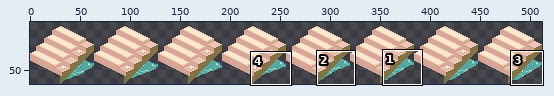
Sprite sheet: assets/tiles/SecretStairsAndWater.png. Above, an overview of the earlier version with the close-up marked.
Close-up. Before the commit:
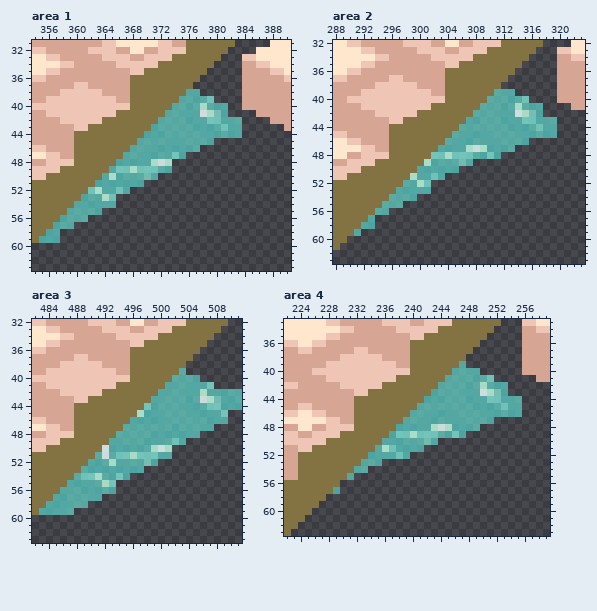
The file is 512x64 pixels. Shown: area 1: x 354..390, y 31..63; area 2: x 288..323, y 32..63; area 3: x 482..511, y 32..63; area 4: x 222..259, y 33..63. The wide view leaves out empty margins. The commit also changed other parts of the picture, which this record leaves out.
The result:
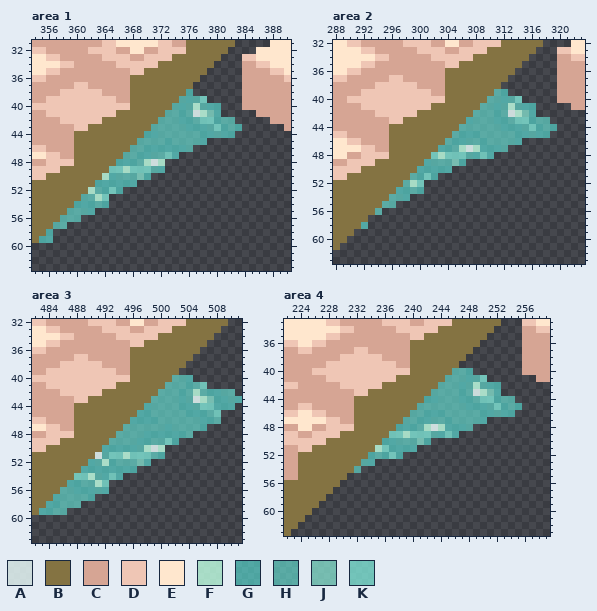
Palette (. is transparent): A #edfffdd0  B #847342  C #d6a594  D #efc6b5  E #ffe7ce  F #c0ffe3d0  G #59e1d8a0  H #67e6d9a0  J #87e4d1c0  K #82edddc0
Change:
--- area 1
@@ x 354..390 @@
 37 CCCCCCDDCCCCCCBBBBBBBBB.......CCCCCCC
-38 CCCCDDDDDDCCCCBBBBBBBBHG......CCCCCCC
-39 CCDDDDDDDDDDCCBBBBBBBHHGHK....CCCCCCC
-40 DDDDDDDDDDDDDDBBBBBBHHGHFHGG..CCCCCCC
-41 CCDDDDDDDDDDBBBBBBBHHHGHAFJG....CCCCC
-42 CCCCDDDDDDBBBBBBBBHHHHGGHKKGHH....CCC
-43 CCCCCCDDBBBBBBBBBGHHHHHGGGHKGH......C
-44 CCCCCCBBBBBBBBBBGGGHHHHHHGGHGG.......
-45 CCCCCCBBBBBBBBBHHHHHGHHHHG...........
-46 DDCCCCBBBBBBBBHHHGGGGGGH.............
-47 EEDDCCBBBBBBBHHHGGHHKG...............
-48 CCDDDDBBBBBBGGGGHFAF.................
-49 DDDDBBBBBBBHKKFKKKHG.................
-50 DDBBBBBBBBHFGHHHJG...................
-51 BBBBBBBBBGGGGGGG.....................
-52 BBBBBBBBKFHGKG.......................
-53 BBBBBBBGHHFK.........................
-54 BBBBBBHGGGHG.........................
-55 BBBBBHHHHG...........................
-56 BBBBGHHH.............................
-57 BBBGHH...............................
-58 BBGG.................................
-59 BGGG.................................
+38 CCCCDDDDDDCCCCBBBBBBBBG.......CCCCCCC
+39 CCDDDDDDDDDDCCBBBBBBBHGHK.....CCCCCCC
+40 DDDDDDDDDDDDDDBBBBBBHGHFHGG...CCCCCCC
+41 CCDDDDDDDDDDBBBBBBBHHGHAFJG.....CCCCC
+42 CCCCDDDDDDBBBBBBBBHHHGGHKKGHH.....CCC
+43 CCCCCCDDBBBBBBBBBHHHHHGGGHKGHG......C
+44 CCCCCCBBBBBBBBBBGGHHHHHHGGHGG........
+45 CCCCCCBBBBBBBBBHHHHGHHHHG............
+46 DDCCCCBBBBBBBBHHGGGGGGH..............
+47 EEDDCCBBBBBBBHHGGHHKG................
+48 CCDDDDBBBBBBGGGHFAF..................
+49 DDDDBBBBBBBKKFKKKHG..................
+50 DDBBBBBBBBFGHHHJG....................
+51 BBBBBBBBBGGGGGG......................
+52 BBBBBBBBFHGKG........................
+53 BBBBBBBHHFK..........................
+54 BBBBBBGGGHG..........................
+55 BBBBBHHHG............................
+56 BBBBHHH..............................
+57 BBBHH................................
+58 BBG..................................
+59 BGG..................................
 60 .....................................
--- area 2
@@ x 288..323 @@
 38 CCCCCCDDDDDDCCCCBBBBBBBB........CCCC
-39 CCCCDDDDDDDDDDCCBBBBBBBHHG......CCCC
-40 CCDDDDDDDDDDDDDDBBBBBBHHHGHK....CCCC
-41 CCCCDDDDDDDDDDBBBBBBBHHHGHFHGG....CC
-42 CCCCCCDDDDDDBBBBBBBBHHHHGHAFJG......
-43 CCCCCCCCDDBBBBBBBBBGGHHHGGHKKGHH....
-44 CCCCCCCCBBBBBBBBBBHHHHHHHGGGHKGH....
-45 DDCCCCCCBBBBBBBBBHHGGGHHHHHGGHGG....
-46 EEDDCCCCBBBBBBBBHHGGHHGHHHHG........
-47 EEEEDDCCBBBBBBBGGGHFAFGGGH..........
-48 EECCDDDDBBBBBBKKFKKKHGKG............
-49 CCDDDDBBBBBBBFGHHHJG................
-50 DDDDBBBBBBBBGGGGGG..................
-51 DDBBBBBBBBBFHGKG....................
-52 BBBBBBBBBBHHFK......................
-53 BBBBBBBBBGGGHG......................
-54 BBBBBBBBHHHG........................
-55 BBBBBBBHHH..........................
-56 BBBBBBHH............................
-57 BBBBBG..............................
-58 BBBBGG..............................
-59 BBBG................................
+39 CCCCDDDDDDDDDDCCBBBBBBBHG.......CCCC
+40 CCDDDDDDDDDDDDDDBBBBBBHHGHK.....CCCC
+41 CCCCDDDDDDDDDDBBBBBBBHHGHFHGG.....CC
+42 CCCCCCDDDDDDBBBBBBBBHHHGHAFJG.......
+43 CCCCCCCCDDBBBBBBBBBGHHHGGHKKGHH.....
+44 CCCCCCCCBBBBBBBBBBHHHHHHGGGHKGHG....
+45 DDCCCCCCBBBBBBBBBHGGGHHHHHGGHGG.....
+46 EEDDCCCCBBBBBBBBHGGHHGHHHHG.........
+47 EEEEDDCCBBBBBBBGGHFAFGGGH...........
+48 EECCDDDDBBBBBBKFKKKHGKG.............
+49 CCDDDDBBBBBBBGHHHJG.................
+50 DDDDBBBBBBBBGGGGG...................
+51 DDBBBBBBBBBHGKG.....................
+52 BBBBBBBBBBHFK.......................
+53 BBBBBBBBBGGHG.......................
+54 BBBBBBBBHHG.........................
+55 BBBBBBBHH...........................
+56 BBBBBBH.............................
+57 BBBBB...............................
+58 BBBBG...............................
+59 BBB.................................
 60 BB..................................
--- area 3
@@ x 482..511 @@
 38 CCCCDDDDDDCCCCBBBBBBBB........
-39 CCDDDDDDDDDDCCBBBBBBBH........
-40 DDDDDDDDDDDDDDBBBBBBHHHG......
-41 CCDDDDDDDDDDBBBBBBBGHHHGHK....
-42 CCCCDDDDDDBBBBBBBBGHHHGHFHGGHH
-43 CCCCCCDDBBBBBBBBBGHHHHGHAFJGGH
-44 CCCCCCBBBBBBBBBBKGHHHHGGHKKGGG
-45 CCCCCCBBBBBBBBBFGGHHHHHGGGHK..
-46 DDCCCCBBBBBBBBGGGGGHHHHHHGGH..
-47 EEDDCCBBBBBBBHHHHHHHGHHHHG....
-48 CCDDDDBBBBBBHHHHHGGGGGGH......
-49 DDDDBBBBBBBGHHHHGGHHKG........
-50 DDBBBBBBBBAGGGGGHFAF..........
-51 BBBBBBBBBHAHKKFKKKHG..........
-52 BBBBBBBBGGHFGHHHJG............
-53 BBBBBBBHGGGGGGGG..............
-54 BBBBBBHKKFHGKG................
-55 BBBBBGGGHHFK..................
-56 BBBBGHHGGGHG..................
-57 BBBGGHHHHG....................
-58 BBGGGHHH......................
-59 BGGGHH........................
+39 CCDDDDDDDDDDCCBBBBBBB.........
+40 DDDDDDDDDDDDDDBBBBBBHHG.......
+41 CCDDDDDDDDDDBBBBBBBHHHGHK.....
+42 CCCCDDDDDDBBBBBBBBHHHGHFHGGHH.
+43 CCCCCCDDBBBBBBBBBHHHHGHAFJGGHG
+44 CCCCCCBBBBBBBBBBGHHHHGGHKKGGG.
+45 CCCCCCBBBBBBBBBGGHHHHHGGGHK...
+46 DDCCCCBBBBBBBBGGGGHHHHHHGGH...
+47 EEDDCCBBBBBBBHHHHHHGHHHHG.....
+48 CCDDDDBBBBBBHHHHGGGGGGH.......
+49 DDDDBBBBBBBHHHHGGHHKG.........
+50 DDBBBBBBBBGGGGGHFAF...........
+51 BBBBBBBBBAHKKFKKKHG...........
+52 BBBBBBBBGHFGHHHJG.............
+53 BBBBBBBGGGGGGGG...............
+54 BBBBBBKKFHGKG.................
+55 BBBBBGGHHFK...................
+56 BBBBHHGGGHG...................
+57 BBBGHHHHG.....................
+58 BBGGHHH.......................
+59 BGGHH.........................
 60 ..............................
--- area 4
@@ x 222..259 @@
 38 CCCCCCCCDDDDDDCCCCBBBBBBBB........CCCC
-39 CCCCCCDDDDDDDDDDCCBBBBBBBH........CCCC
-40 CCCCDDDDDDDDDDDDDDBBBBBBHHHG......CCCC
-41 CCCCCCDDDDDDDDDDBBBBBBBHHHHGHK......CC
-42 DDCCCCCCDDDDDDBBBBBBBBHHHHGHFHGG......
-43 CCCCCCCCCCDDBBBBBBBBBGHHHHGHAFJG......
-44 CCCCCCCCCCBBBBBBBBBBGGGHHHGGHKKGHH....
-45 CCDDCCCCCCBBBBBBBBBHHHHHHHHGGGHKGH....
-46 DDEEDDCCCCBBBBBBBBHHHGGGHHHHHGGHGG....
-47 EEEEEEDDCCBBBBBBBHHHGGHHGHHHHG........
-48 CCEECCDDDDBBBBBBGGGGHFAFGGGH..........
-49 DDCCDDDDBBBBBBBGKKFKKKHGKG............
-50 DDDDDDBBBBBBBBHGGHHHJG................
-51 CCDDBBBBBBBBBHFKGGGG..................
-52 CCBBBBBBBBBBGGHGKG....................
-53 CCBBBBBBBBBHHG........................
-54 CCBBBBBBBBHH..........................
-55 CCBBBBBBBH............................
+39 CCCCCCDDDDDDDDDDCCBBBBBBB.........CCCC
+40 CCCCDDDDDDDDDDDDDDBBBBBBHHG.......CCCC
+41 CCCCCCDDDDDDDDDDBBBBBBBHHHGHK.......CC
+42 DDCCCCCCDDDDDDBBBBBBBBHHHGHFHGG.......
+43 CCCCCCCCCCDDBBBBBBBBBHHHHGHAFJG.......
+44 CCCCCCCCCCBBBBBBBBBBGGHHHGGHKKGHH.....
+45 CCDDCCCCCCBBBBBBBBBHHHHHHHGGGHKGHG....
+46 DDEEDDCCCCBBBBBBBBHHGGGHHHHHGGHGG.....
+47 EEEEEEDDCCBBBBBBBHHGGHHGHHHHG.........
+48 CCEECCDDDDBBBBBBGGGHFAFGGGH...........
+49 DDCCDDDDBBBBBBBKKFKKKHGKG.............
+50 DDDDDDBBBBBBBBGGHHHJG.................
+51 CCDDBBBBBBBBBFKGGGG...................
+52 CCBBBBBBBBBBGHGKG.....................
+53 CCBBBBBBBBBHG.........................
+54 CCBBBBBBBBH...........................
+55 CCBBBBBBB.............................
 56 BBBBBBBB..............................
-57 BBBBBBBG..............................
+57 BBBBBBB...............................
 58 BBBBBB................................
